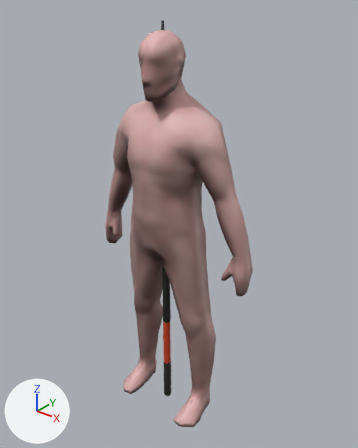
An edit to the Blender file models/guy/sauna_player.blend, drawn before and after from the same camera.
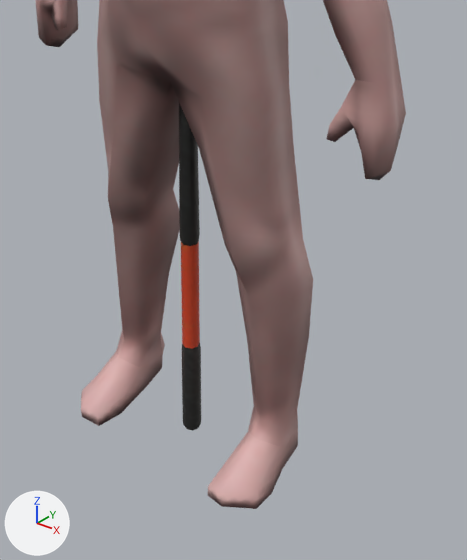
The first picture shows the older version from a camera (50 mm lens) standing at (50.2, -59.0, 76.6) and looking at (0.7, 2.9, 38.3). The close-ups show both versions on the part from 25% to 77% of the width and 50% to 100% of the height of that picture. The lights are fixed; the arrows at lower left show +X, +Y and +Z.

Before the edit, the objects in view are built like this:
```python
me_fishingrod_001 = bpy.data.meshes.new('fishingrod.001')
me_fishingrod_001.from_pydata(...)  # 96 vertices, 90 faces; spans x -0.8..0.8, y -0.8..0.8, z 0.0..71.8
me_fishingrod_001.materials.append(mat_fishingrod_001)
me_guy_hands = bpy.data.meshes.new('guy_hands')
me_guy_hands.from_pydata(...)  # 66 vertices, 60 faces; spans x -16.2..16.2, y -0.7..3.9, z 29.5..37.5
me_guy_hands.materials.append(mat_body)  # picture img_guy_color_png_001
me_guy_torso = bpy.data.meshes.new('guy_torso')
me_guy_torso.from_pydata(...)  # 135 vertices, 122 faces; spans x -15.6..15.6, y -5.3..7.0, z 36.6..59.4
me_guy_torso.materials.append(mat_body)  # picture img_guy_color_png_001
ob_fishingrod = bpy.data.objects.new('fishingrod', me_fishingrod_001)
ob_fishingrod.location = (0.0, 0.0, 0.0)
ob_guy_hands = bpy.data.objects.new('guy_hands', me_guy_hands)
ob_guy_hands.location = (0.0, 0.0, 0.0)
ob_guy_torso = bpy.data.objects.new('guy_torso', me_guy_torso)
ob_guy_torso.location = (0.0, 0.0, 0.0)
# also in view: 'guy_feet' at (0.0, -0.5, 2.5); 'guy_legs' at (0.0, 0.5, 22.0)
```
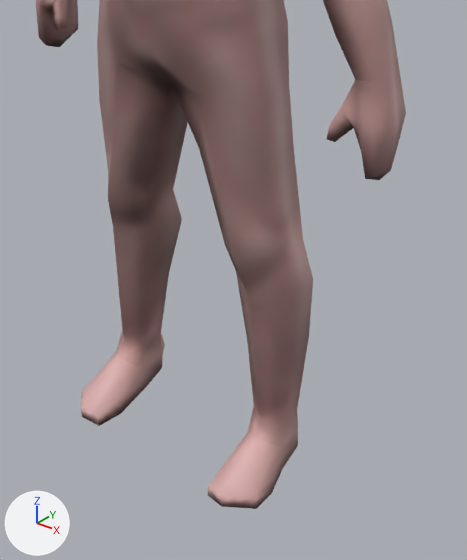
The change, as JSON lines over the scene's bpy script:
```json
{"op": "add", "block": "ob_fishingrod", "code": "ob_fishingrod.hide_set(True)  # its collection is switched off"}
```

What differs and where, as boxes [x1, y1, x2, y2] in the close-ups (467 x 560 px):
```json
{"object": "fishingrod", "change": "hidden", "before": [179, 103, 201, 431]}
```
